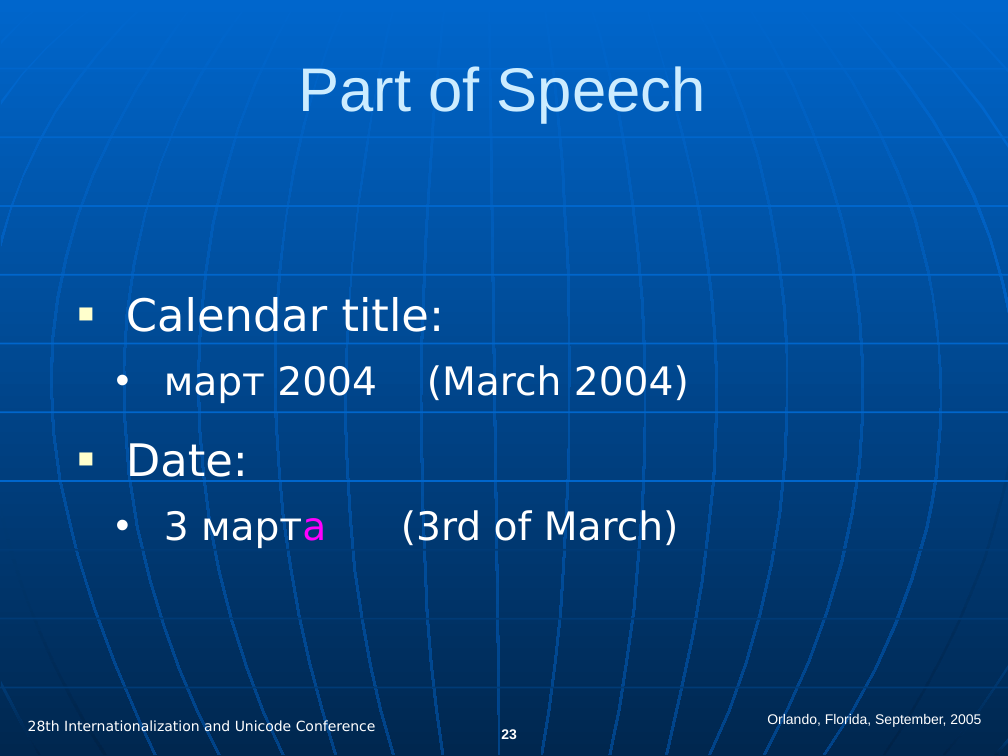
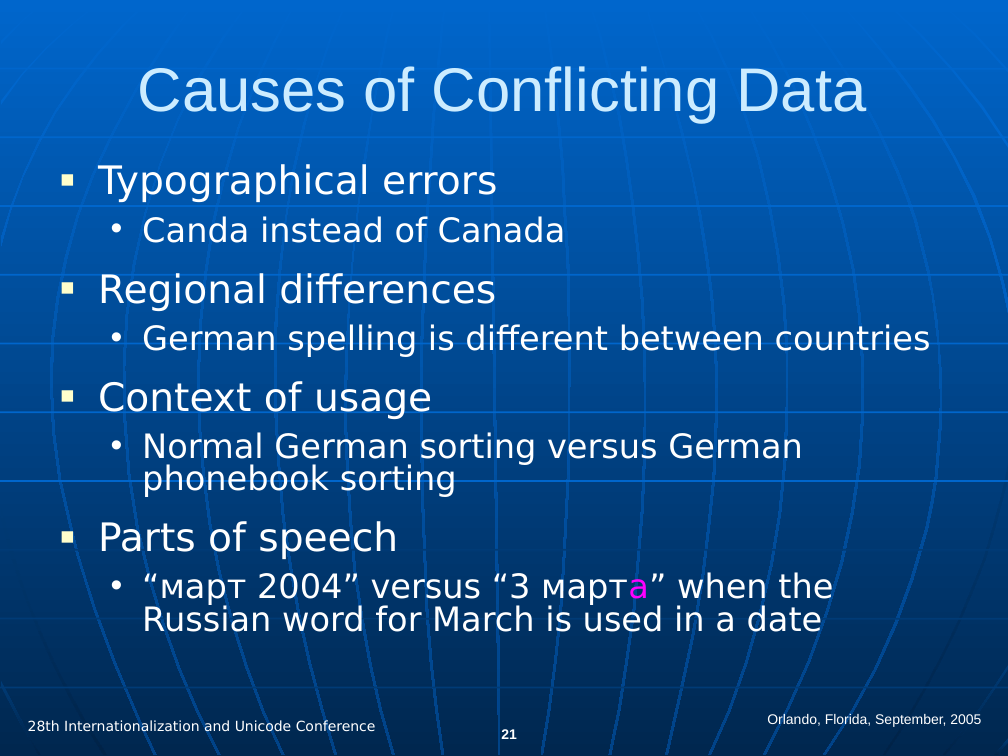
Before and after one commit to svn2github/CLDR, a slide deck: slide 21 of trunk/docs/presentations/cldr_overview.ppt (slide 23 before the commit). Drawn at 1008x756 pixels with LibreOffice and Linux fonts; fonts in the diff are those of the drawing. Boxes give left, top, right and bottom in pixels: in the first picture for what was removed or moved away, otherwise in the second. Text is boxed around its words. In the diff, an @@ line names an element or a change of style, - is before the commit and + after.

```diff
--- a/trunk/docs/presentations/cldr_overview.ppt
+++ b/trunk/docs/presentations/cldr_overview.ppt
@@ title at <box>138,66,866,123</box>: text changed @@
-Part of Speech
+Causes of Conflicting Data
@@ text "Typographical errors" at <box>98,164,931,638</box>: vertical alignment middle to top @@
@@ text at <box>98,164,931,638</box>: text changed; size 28 to 24 pt @@
-■ Calendar title:
-  • март 2004 (March 2004)
-■ Date:
-  • 3 марта (3rd of March)
+■ Typographical errors
+  • Canda instead of Canada
+■ Regional differences
+  • German spelling is different between countries
+■ Context of usage
+  • Normal German sorting versus German phonebook sorting
+■ Parts of speech
+  • “март 2004” versus “3 марта” when the Russian word for March is used in a date
@@ page number at <box>501,729,517,739</box>: text changed @@
-23
+21
```
Also in this commit, not shown: 15 other slides changed, 2 slides added, 6 slides removed.
